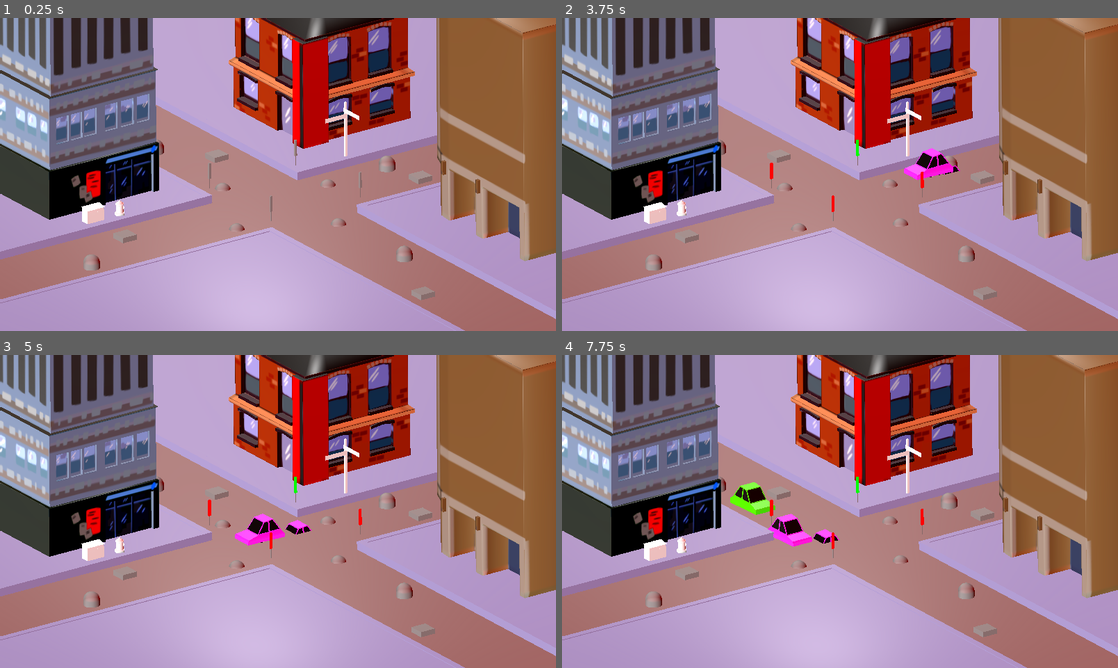
Above: before the commit, frames 1-4 (two rows, left to right).
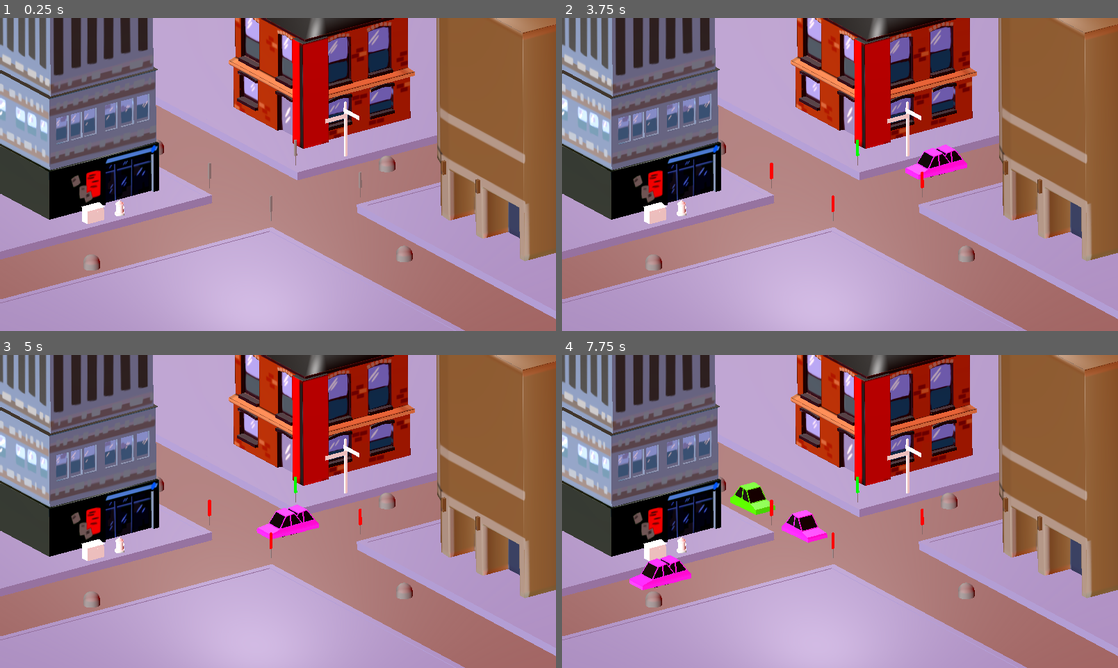
Above: after the commit, the same moments.

Repository: caizoryan/gamejam001
Game: Godot game, scene res://test_scene.tscn
Two runs of this game, one before a commit and one after it. Both use one fixed random seed, a clock stepped at 60 frames per second and the inputs below.
Inputs (mouse positions are in pixels of both pictures, inside the frame that each line leads up to):
- Up to frame 1 (0.25 s): no input
- Up to frame 2 (3.75 s): tap Enter at 0.5, 2.75 s; move the mouse to (962, 158) at 0.52 s; hold Right (key_right) 0.53-1.28 s; click (962, 158) at 0.6 s; tap Space at 1.25, 3.5 s; move the mouse to (728, 190) at 1.27 s; hold Down (key_down) 1.28-2.03 s; tap 1 at 1.35 s; move the mouse to (895, 105) at 2.02 s; hold Right (key_right) 2.03-2.78 s; tap 2 at 2.1 s; move the mouse to (812, 237) at 2.77 s; hold Up (key_up) 2.78-3.53 s; tap 3 at 2.85 s; move the mouse to (1006, 221) at 3.52 s; hold Left (key_left) from 3.53 s (still down); tap 4 at 3.6 s
- Up to frame 3 (5 s): keep holding Left (key_left); move the mouse to (111, 464) at 4.27 s; click (111, 464) at 4.35 s
- Up to frame 4 (7.75 s): move the mouse to (867, 511) at 5.02 s; release Left (key_left) at 5.03 s; hold Down (key_down) 5.03-5.78 s; tap one key every 0.75 s from 5.1 s: 1 2 3 4; move the mouse to (756, 433) at 5.77 s; hold Right (key_right) 5.78-6.53 s; move the mouse to (962, 495) at 6.52 s; hold Up (key_up) 6.53-7.28 s; move the mouse to (728, 527) at 7.27 s; hold Right (key_right) from 7.28 s (still down)

The runs differ from the first frame. In frame 1, 0.4% of the frame differs, in the area x 22-79%, y 43-91%; in frame 2, 0.7%; in frame 3, 1.4%; in frame 4, 1.9%, in the area x 12-79%, y 43-91%.

Commit message:
fix physics issue

Diff:
--- a/car.tscn
+++ b/car.tscn
@@ -1,10 +1,7 @@
-[gd_scene load_steps=4 format=3 uid="uid://rax2wk0j3lg0"]
+[gd_scene load_steps=3 format=3 uid="uid://rax2wk0j3lg0"]
 
 [ext_resource type="Script" uid="uid://jy2tmm5wuvwm" path="res://car.gd" id="1_ebywg"]
 [ext_resource type="PackedScene" uid="uid://cypjqtxwof0fw" path="res://assets/car_pink.glb" id="2_0p4vj"]
-
-[sub_resource type="BoxShape3D" id="BoxShape3D_7822p"]
-size = Vector3(1.36035, 1, 2.51997)
 
 [node name="Car" type="CharacterBody3D"]
 script = ExtResource("1_ebywg")
@@ -12,17 +9,4 @@
 [node name="skin" parent="." instance=ExtResource("2_0p4vj")]
 transform = Transform3D(-1, 0, -8.74228e-08, 0, 1, 0, 8.74228e-08, 0, -1, 0, 0, 0)
 
-[node name="collider" type="Area3D" parent="."]
-
-[node name="CollisionShape3D" type="CollisionShape3D" parent="collider"]
-transform = Transform3D(1, 0, 0, 0, 1, 0, 0, 0, 1, 0.0379429, 0.6035, -0.237667)
-shape = SubResource("BoxShape3D_7822p")
-
-[node name="CollisionShape3D" type="CollisionShape3D" parent="."]
-transform = Transform3D(1, 0, 0, 0, 1, 0, 0, 0, 1, 0.0758858, 1.207, -0.475334)
-visible = false
-shape = SubResource("BoxShape3D_7822p")
-
-[connection signal="body_entered" from="collider" to="." method="_on_area_3d_body_entered"]
-
 [editable path="skin"]
--- a/green_car.tscn
+++ b/green_car.tscn
@@ -1,21 +1,10 @@
-[gd_scene load_steps=5 format=3 uid="uid://baiqbj4qj3lyw"]
+[gd_scene load_steps=3 format=3 uid="uid://baiqbj4qj3lyw"]
 
 [ext_resource type="Script" uid="uid://jy2tmm5wuvwm" path="res://car.gd" id="1_t6xdb"]
-[ext_resource type="Script" uid="uid://dyesrui4yeb60" path="res://pedestrian.gd" id="2_ntt47"]
 [ext_resource type="PackedScene" uid="uid://chsn6em0t8f4w" path="res://assets/car_green.glb" id="2_t6xdb"]
-
-[sub_resource type="BoxShape3D" id="BoxShape3D_7822p"]
-size = Vector3(1.36035, 1, 2.51997)
 
 [node name="Car" type="CharacterBody3D"]
 script = ExtResource("1_t6xdb")
 
-[node name="Area3D" type="Area3D" parent="."]
-script = ExtResource("2_ntt47")
-
-[node name="CollisionShape3D" type="CollisionShape3D" parent="Area3D"]
-transform = Transform3D(1, 0, 0, 0, 1, 0, 0, 0, 1, 0.0379429, 0.6035, -0.237667)
-shape = SubResource("BoxShape3D_7822p")
-
 [node name="car_green" parent="." instance=ExtResource("2_t6xdb")]
 transform = Transform3D(-1, 0, -8.74228e-08, 0, 1, 0, 8.74228e-08, 0, -1, 0, 0, 0)
--- a/spawner.gd
+++ b/spawner.gd
@@ -134,20 +134,18 @@
 		if i > 0:
 			car.front_car = front_car
 			front_car = car
-		print("before state", car.curr_state)
 		car.curr_state = Car.CAR_STATE.TO_END
-		print("after state", car.curr_state)
 
-func _process(_delta):
-	var to_free = []
-	for dir in StateEnums.Direction.values():
-		if dir == StateEnums.Direction.NONE:
-			return
-		for i in range(CarGroups[dir].size()):
-			var car = CarGroups[dir][i]
-			var end = EndDict[dir].global_position
-			if car.global_position.distance_to(end) < 0.1:
-				car.queue_free()
-				to_free.append(i)
-		for index in to_free:
-			CarGroups[dir].remove_at(index)
+#func _process(_delta):
+	#var to_free = []
+	#for dir in StateEnums.Direction.values():
+		#if dir == StateEnums.Direction.NONE:
+			#return
+		#for i in range(CarGroups[dir].size()):
+			#var car = CarGroups[dir][i]
+			#var end = EndDict[dir].global_position
+			#if car.global_position.distance_to(end) < 0.1:
+				#car.queue_free()
+				#to_free.append(i)
+		#for index in to_free:
+			#CarGroups[dir].remove_at(index)
--- a/test_scene.tscn
+++ b/test_scene.tscn
@@ -126,9 +126,11 @@
 
 [node name="MidPoint" parent="RoadParent/DownRoad" index="1"]
 transform = Transform3D(1, 0, 0, 0, 1, 0, 0, 0, 1, -4.556, 0, 1.196)
+visible = false
 
 [node name="EndPoint" parent="RoadParent/DownRoad" index="2"]
 transform = Transform3D(1, 0, 0, 0, 1, 0, 0, 0, 1, 16.3882, 0, 1.196)
+visible = false
 
 [node name="UpRoad" parent="RoadParent" instance=ExtResource("4_coq8p")]
 Facing = 2
@@ -138,9 +140,11 @@
 
 [node name="MidPoint" parent="RoadParent/UpRoad" index="1"]
 transform = Transform3D(1, 0, 0, 0, 1, 0, 0, 0, 1, 4.07, 0, -1.209)
+visible = false
 
 [node name="EndPoint" parent="RoadParent/UpRoad" index="2"]
 transform = Transform3D(1, 0, 0, 0, 1, 0, 0, 0, 1, -8.65148, 0, -1.2088)
+visible = false
 
 [node name="RightRoad" parent="RoadParent" instance=ExtResource("4_coq8p")]
 Facing = 1
@@ -150,9 +154,11 @@
 
 [node name="MidPoint" parent="RoadParent/RightRoad" index="1"]
 transform = Transform3D(1, 0, 0, 0, 1, 0, 0, 0, 1, 1.2, 0, 4.17)
+visible = false
 
 [node name="EndPoint" parent="RoadParent/RightRoad" index="2"]
 transform = Transform3D(1, 0, 0, 0, 1, 0, 0, 0, 1, 1.2, 0, -9.15519)
+visible = false
 
 [node name="LeftRoad" parent="RoadParent" instance=ExtResource("4_coq8p")]
 
@@ -161,9 +167,11 @@
 
 [node name="MidPoint" parent="RoadParent/LeftRoad" index="1"]
 transform = Transform3D(1, 0, 0, 0, 1, 0, 0, 0, 1, -1.381, 0, -4.222)
+visible = false
 
 [node name="EndPoint" parent="RoadParent/LeftRoad" index="2"]
 transform = Transform3D(1, 0, 0, 0, 1, 0, 0, 0, 1, -1.381, 0, 10.4716)
+visible = false
 
 [node name="Timer" type="Timer" parent="RoadParent"]
 one_shot = true
